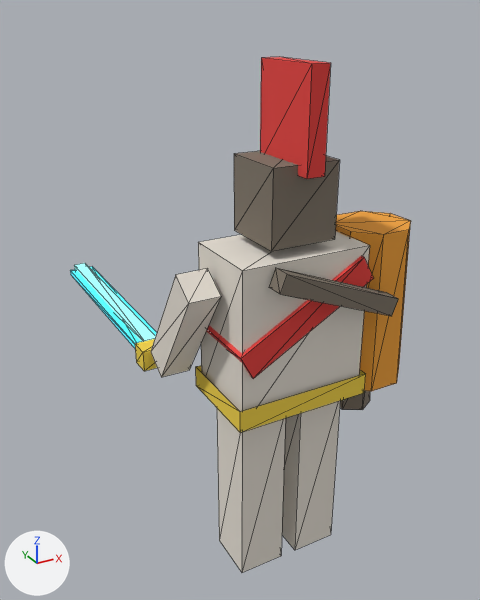
An edit to the glTF model apps/client/public/assets/nem_guardia.glb, drawn before and after from the same camera.
Both versions are drawn from a 50 mm camera at (-1.42, -2.21, 2.49) aimed at (0.09, 0.54, 1.12). The axes (+X, +Y, +Z) are drawn at lower left. The lights are the same throughout. The older version comes first. Mesh edges are drawn as thin lines. Vertices at exactly the same position are counted once.

Names of what the first picture shows: 'nem_guardia'.
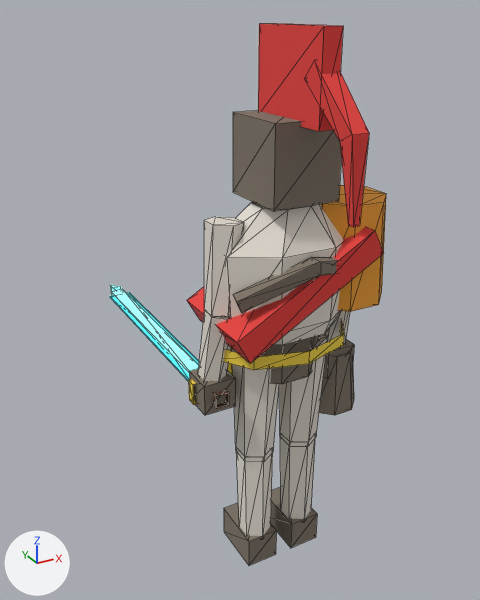
The change, as JSON lines over the scene's bpy script:
```json
{"block": "me_nem_guardia", "where": "# used by ob_nem_guardia; location = (0.067, 0.693, 1.173); scale = (1.15, 1.15, 1.15)"}
{"op": "remove", "block": "me_nem_guardia", "code": "me_nem_guardia.from_pydata(...)  # 132 vertices, 170 faces; spans x -0.5..0.5, y -0.86..0.86, z -1.0..1.0"}
{"op": "add", "block": "me_nem_guardia", "code": "me_nem_guardia.from_pydata(...)  # 354 vertices, 506 faces; spans x -0.41..0.49, y -0.46..1.42, z 0.0..2.44"}
{"block": "me_nem_guardia", "change": "me_nem_guardia part 1: the loose piece of 8 vertices spanning x -0.32..0.2, y -0.77..-0.44, z -0.24..0.37 is scaled about its middle by (0.295, 0.797, 0.252), then moved by (-0.06, 0.66, 0.01)"}
{"block": "me_nem_guardia", "change": "me_nem_guardia part 2: the loose piece of 8 vertices spanning x -0.49..-0.36, y -0.21..0.83, z -0.16..-0.14 is scaled about its middle by (1.26, 0.252, 5.89), then moved by (0.55, -0.26, 0.23), in mat_mat_atlas (picture img_atlas)"}
{"block": "me_nem_guardia", "change": "me_nem_guardia part 3: the loose piece of 8 vertices spanning x -0.34..0.22, y -0.79..-0.42, z -0.03..0.34 is scaled about its middle by (1.25, 1.26, 1.24), then moved by (0.06, 0.6, 1.3)"}
{"block": "me_nem_guardia", "change": "me_nem_guardia part 4: the loose piece of 8 vertices spanning x -0.09..-0.02, y -0.79..-0.49, z 0.65..1.0 is scaled about its middle by (2.12, 0.499, 0.41), then moved by (-0.26, 0.68, 0.15)"}
{"block": "me_nem_guardia", "change": "me_nem_guardia part 5: the loose piece of 8 vertices spanning x -0.19..0.07, y -0.73..-0.47, z 0.41..0.69 is scaled about its middle by (0.566, 0.565, 0.513), then moved by (0.38, 0.65, 0.43)"}
{"block": "me_nem_guardia", "change": "me_nem_guardia part 6: the loose piece of 8 vertices spanning x -0.5..-0.35, y -0.28..-0.19, z -0.19..-0.11 is scaled about its middle by (1.91, 3.67, 3.67), then moved by (0.42, 0.24, 2.11)"}
{"block": "me_nem_guardia", "change": "me_nem_guardia part 7: the loose piece of 8 vertices spanning x -0.46..-0.39, y -0.23..0.86, z -0.18..-0.12 is scaled about its middle by (1.31, 0.386, 5.57), then moved by (0.42, -0.37, 2.42), in mat_mat_atlas (picture img_atlas)"}
{"block": "me_nem_guardia", "change": "me_nem_guardia part 8: a new loose piece, an 8-sided cut cone along z (radius 0.2 at the low end, 0.18 at the high end) spanning x 0.12..0.49, y -0.18..0.18, z 1.31..1.77, in mat_mat_atlas (picture img_atlas)"}
{"block": "me_nem_guardia", "change": "me_nem_guardia part 9: the loose piece of 8 vertices spanning x -0.02..0.17, y -0.71..-0.5, z -1.0..-0.26 is scaled about its middle by (1.25, 0.192, 0.0539), then moved by (-0.07, 0.75, 2.57), in mat_mat_emissivo"}
{"block": "me_nem_guardia", "change": "me_nem_guardia part 10: 6 loose pieces with 60 vertices, spanning x -0.47..0.5, y -0.86..-0.28, z -1.0..0.39, are deleted"}
{"block": "me_nem_guardia", "change": "me_nem_guardia part 11: 266 vertices added at x -0.41..0.44, y -0.46..1.42, z 0.13..2.33"}
{"block": "me_nem_guardia", "change": "other edits to the shape of me_nem_guardia do not show in these pictures"}
{"op": "set", "path": "ob_nem_guardia.scale", "old": "(1.15, 1.15, 1.15)", "new": "(1.0, 1.0, 1.0)"}
{"op": "set", "path": "ob_nem_guardia.location", "old": "(0.067, 0.693, 1.173)", "new": "(0.0, 0.0, 0.0)"}
```

Boxes (x1, y1, x2, y2) around the edits, measured in the pictures (480 x 600 px; the box of a moved part takes in the faces that stretch with it):
```json
{"object": "nem_guardia", "change": "reshaped, moved, rescaled", "before": [70, 57, 411, 572], "after": [110, 24, 386, 565], "on screen": "19% narrower"}
{"part": 1, "of": "me_nem_guardia", "change": "moved or reshaped", "before": [198, 231, 370, 412], "after": [224, 503, 276, 565]}
{"part": 2, "of": "me_nem_guardia", "change": "moved or reshaped", "before": [70, 266, 157, 348], "after": [271, 487, 317, 548]}
{"part": 3, "of": "me_nem_guardia", "change": "moved or reshaped", "before": [206, 256, 374, 379], "after": [187, 227, 384, 363]}
{"part": 4, "of": "me_nem_guardia", "change": "moved or reshaped", "before": [260, 57, 331, 179], "after": [189, 369, 235, 415]}
{"part": 5, "of": "me_nem_guardia", "change": "moved or reshaped", "before": [234, 151, 340, 251], "after": [326, 339, 354, 379]}
{"part": 6, "of": "me_nem_guardia", "change": "moved or reshaped", "before": [135, 339, 157, 371], "after": [233, 110, 341, 211]}
{"part": 7, "of": "me_nem_guardia", "change": "moved or reshaped", "before": [74, 263, 155, 342], "after": [258, 24, 343, 131]}
{"part": 8, "of": "me_nem_guardia", "change": "added", "after": [321, 185, 386, 312], "on screen": "brown"}
{"part": 9, "of": "me_nem_guardia", "change": "moved or reshaped", "before": [282, 401, 340, 550], "on screen": "not visible afterwards"}
{"part": 10, "of": "me_nem_guardia", "change": "deleted", "before": [151, 211, 411, 572]}
{"part": 11, "of": "me_nem_guardia", "change": "added", "after": [110, 60, 369, 536]}
```
